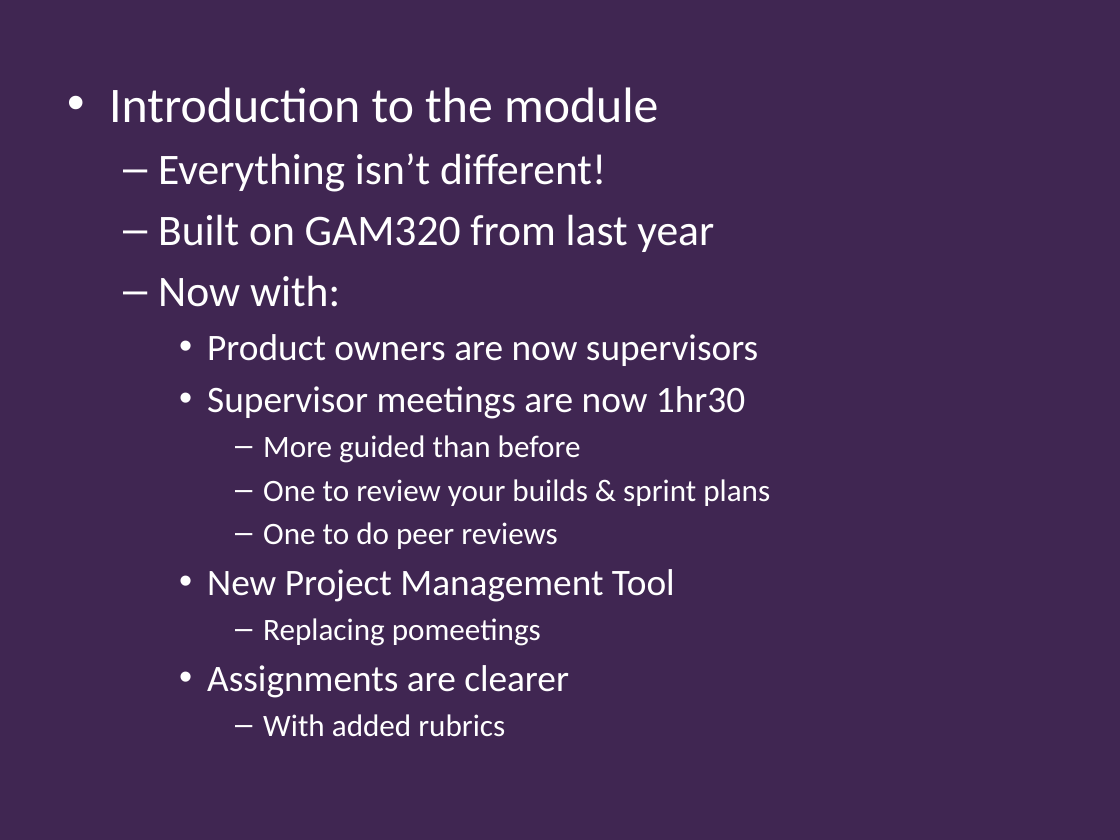
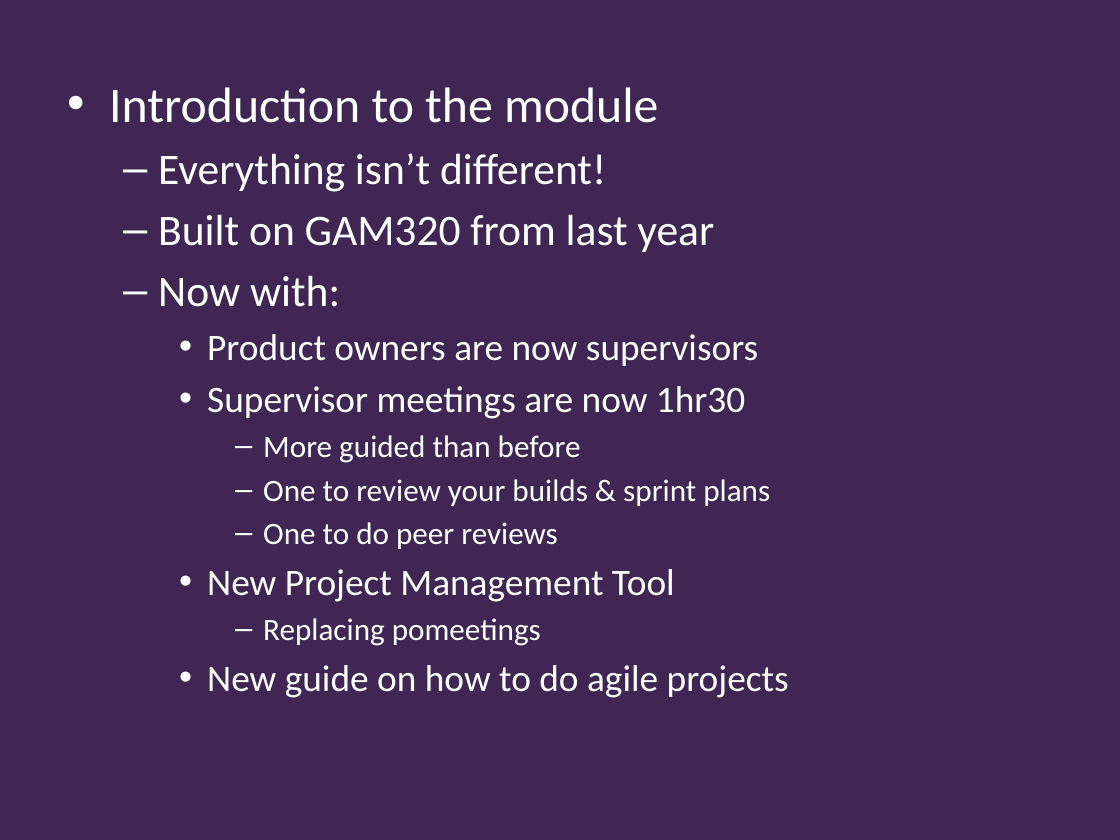
Before and after one commit to Falmouth-Games-Academy/ba-course-materials, a slide deck: slide 3 of GAM320/01/GAM320_01_lecture.pptx. Drawn at 1120x840 pixels with LibreOffice and Linux fonts; fonts in the diff are those of the drawing; background and template pictures are left out. Boxes give left, top, right and bottom in pixels: in the first picture for what was removed or moved away, otherwise in the second. Text is boxed around its words. In the diff, an @@ line names an element or a change of style, - is before the commit and + after.

```diff
--- a/GAM320/01/GAM320_01_lecture.pptx
+++ b/GAM320/01/GAM320_01_lecture.pptx
@@ text at [207, 665, 789, 698]: text changed @@
-    • Assignments are clearer
-      – With added rubrics
+    • New guide on how to do agile projects
```
Also in this commit, not shown: 2 other slides changed, 1 other file.
